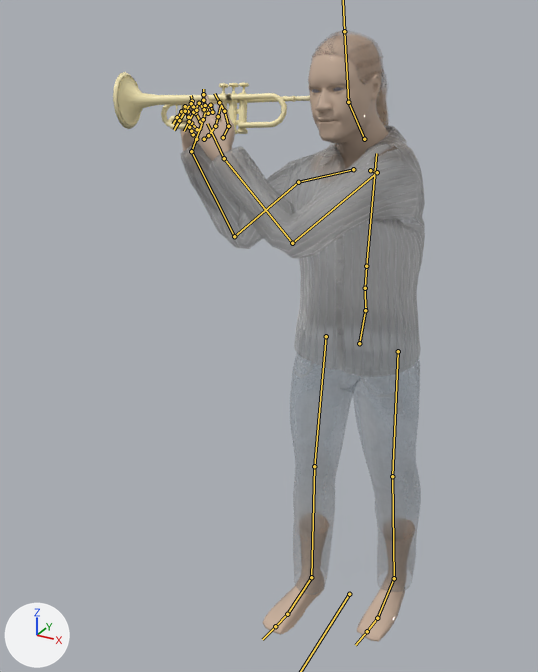
The FBX model Assets/Models/Brat.fbx as it was, and as the next commit left it.
Rendered twice from a camera (50 mm lens) standing at (6.94, -17.92, 17.8) and looking at (-2.44, -0.86, 9.28). Arrows for +X, +Y and +Z are at lower left; the lights stay in place. Both versions are drawn at frame 233 of the action 'Bratboletz|BratboletzAction'; the numbers are the values there. The bones that bend it are drawn over the model as lines.

Objects in the first picture: 'Bratboletz:High-poly', 'Bratboletz:Male_casualsuit03', 'Bratboletz:Male_generic', 'Trompeta1'.
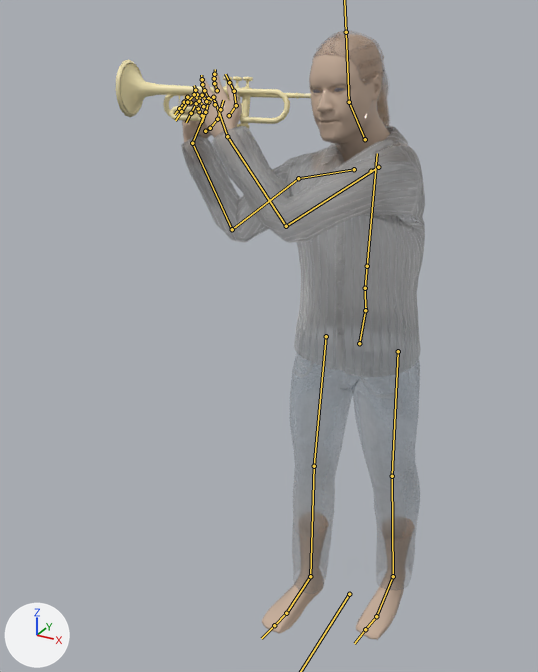
Commit message: brat z animacją

Edits to the scene script, one JSON object a line:
```json
{"block": "bone_clavicle_l", "where": "bone_clavicle_l = bpy.data.objects['Bratboletz'].pose.bones['clavicle_l']  # child of 'spine_03'"}
{"op": "set", "path": "bone_clavicle_l.rotation_quaternion", "old": "(0.784, 0.55, -0.274, -0.088)", "new": "(0.754, 0.556, -0.339, -0.088)", "note": "degrees (75, -19, -28) -> degrees (80, -24, -34)"}
{"block": "bone_clavicle_r", "where": "bone_clavicle_r = bpy.data.objects['Bratboletz'].pose.bones['clavicle_r']  # child of 'spine_03'"}
{"op": "set", "path": "bone_clavicle_r.rotation_quaternion", "old": "(0.999, -0.015, -0.006, 0.048)", "new": "(1.0, -0.015, -0.006, 0.023)", "note": "degrees (-2, -1, 6) -> degrees (-2, -1, 3)"}
```

Pixel boxes (x1, y1, x2, y2) of what changed, in the pictures (538 x 672 px):
```json
{"object": "Bratboletz:Male_casualsuit03", "change": "posed", "before": [181, 126, 425, 573], "after": [181, 126, 425, 587]}
{"object": "Bratboletz:Male_generic", "change": "posed", "before": [178, 34, 415, 642], "after": [180, 34, 414, 640]}
{"object": "Trompeta1", "change": "posed", "before": [113, 72, 310, 134], "after": [116, 59, 311, 129], "on screen": "13% taller"}
{"object": "Bratboletz:High-poly", "change": "posed", "before": [312, 87, 343, 93], "after": [313, 88, 345, 93]}
{"bone": "clavicle_l", "before": "(370, 170) to (377, 172)", "after": "(371, 171) to (378, 167)"}
{"bone": "clavicle_r", "before": "(353, 169) to (298, 182)", "after": "(354, 169) to (298, 178)"}
```
